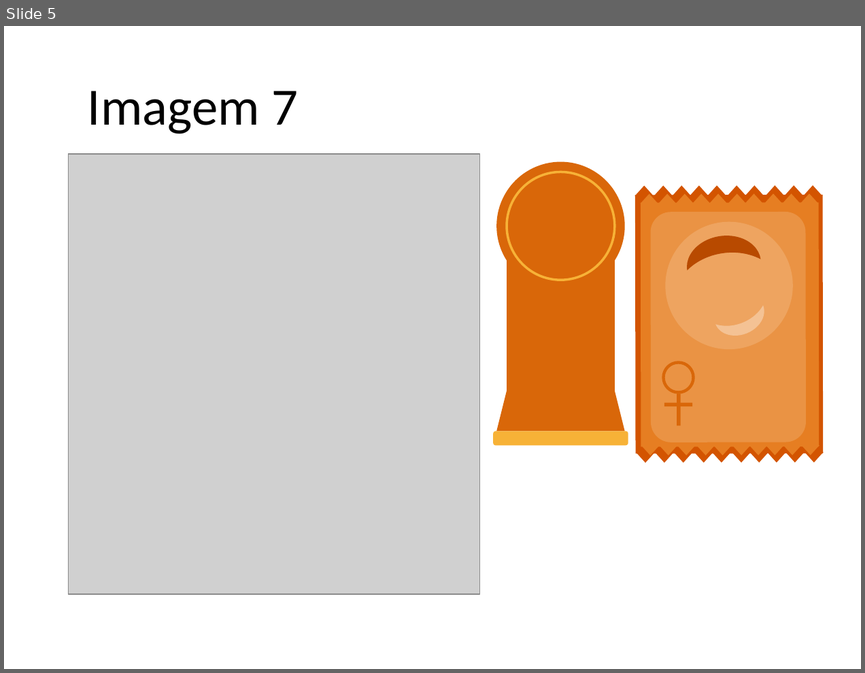
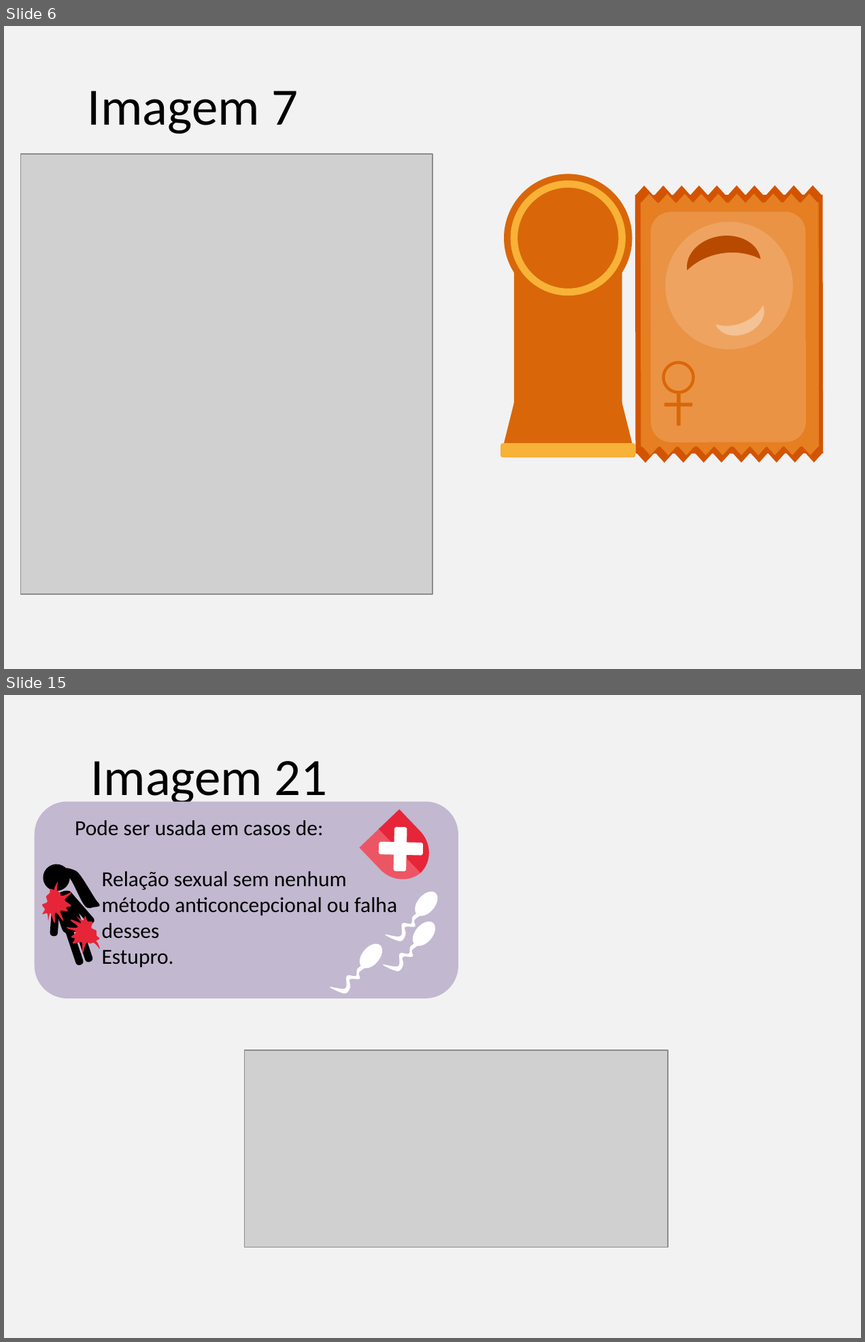
Before and after one commit to gustavogitzel/Discussex, a slide deck: Rascunhos/Imagens PrevContracep.pptx. Shown one above the other, each under a label of ours: slide 5 before the commit, slides 6 and 15 after it; the slides between them are not shown. The pictures are 865x673 and 865x1342 pixels, drawn with LibreOffice and Linux fonts; fonts in the diff are those of the drawing; grey boxes stand for pictures. Boxes give left, top, right and bottom in pixels: in the first picture for what was removed or moved away, otherwise in the second. Text is boxed around its words. In the diff, an @@ line names an element or a change of style, - is before the commit and + after.

```diff
--- a/Rascunhos/Imagens PrevContracep.pptx
+++ b/Rascunhos/Imagens PrevContracep.pptx
@@ slide 15 added at box(4, 695, 861, 1338), background #F2F2F2 @@
@@ title added at box(90, 761, 328, 807), 44 pt, text #000000 @@
+Imagem 21
@@ group added at box(33, 801, 459, 999): 8 rounded rectangles, 8 freeform shapes, 4 ellipses, 1 text @@
+Pode ser usada em casos de:
+• Relação sexual sem nenhum método anticoncepcional ou falha desses
+• Estupro.
@@ picture added at box(245, 1050, 668, 1246) @@
@@ what was slide 5 is now slide 6 @@
@@ slide 6 changed as well @@
@@ background #FFFFFF to #F2F2F2 @@
@@ picture: place and size @@
-picture at box(68, 154, 479, 594)
+picture at box(21, 154, 432, 594)
@@ 2 ellipses, 1 trapezoid, 1 rectangle, 1 rounded rectangle: place and size @@
-2 ellipses, 1 trapezoid, 1 rectangle, 1 rounded rectangle at box(493, 161, 628, 446)
+2 ellipses, 1 trapezoid, 1 rectangle, 1 rounded rectangle at box(500, 174, 634, 458)
@@ ellipse at box(514, 184, 621, 292): outline #F7B237 2 pt to #F7B237 6 pt @@
```
Also in this commit, not shown: 5 other slides changed, 11 other slides added.
